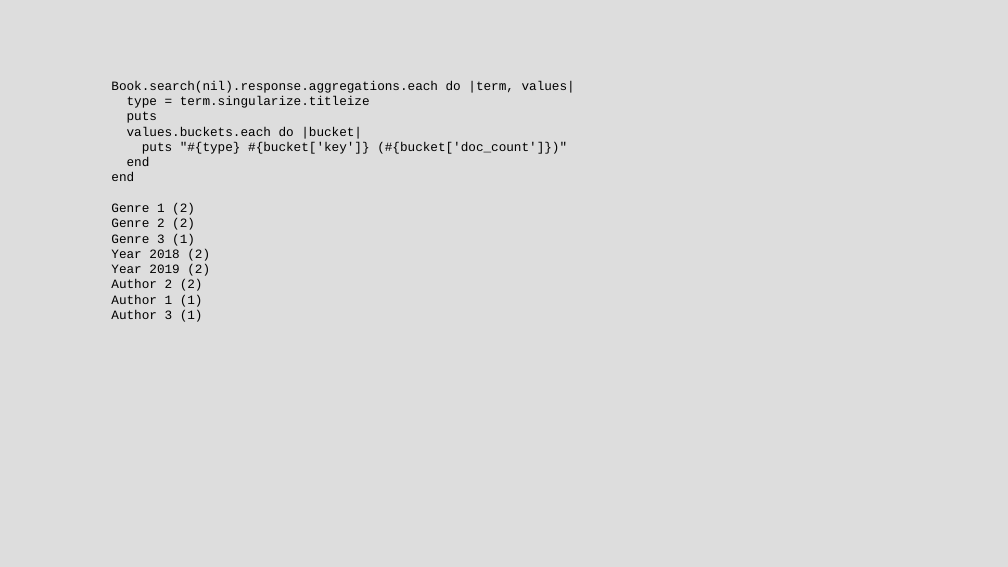
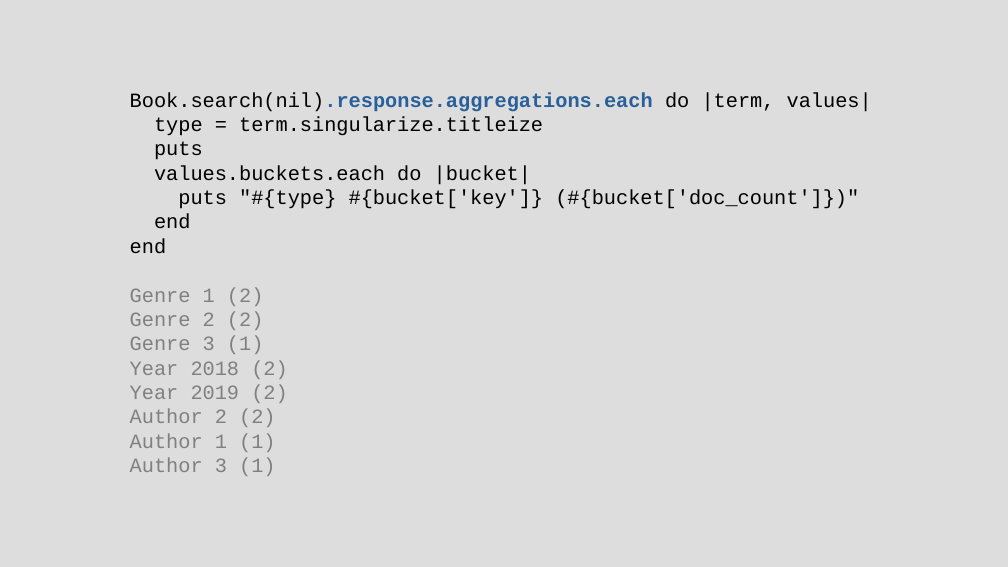
Before and after one commit to chriscressman/architecting-a-search-feature, a slide deck: slide 104 of presentation.odp. Drawn at 1008x567 pixels with LibreOffice and Linux fonts; fonts in the diff are those of the drawing. Boxes give left, top, right and bottom in pixels: in the first picture for what was removed or moved away, otherwise in the second. Text is boxed around its words. In the diff, an @@ line names an element or a change of style, - is before the commit and + after.

```diff
--- a/presentation.odp
+++ b/presentation.odp
@@ text "Book.search(nil).response.aggregations.each do |term, values ...": place and size @@
-text "Book.search(nil).response.aggregations.each do |term, values ..." at (111, 81, 575, 322)
+text "Book.search(nil).response.aggregations.each do |term, values ..." at (130, 92, 872, 476)
@@ text "Book.search(nil).response.aggregations.each do |term, values ..." at (130, 92, 872, 476): size 10 to 16 pt; text colour #000000 to #2A6099, bold on in "Book.search(nil).response.aggregations.each"; text colour #000000 to #808080 in "Genre 1 (2)", "Genre 2 (2)", "Genre 3 (1)", "Year 2018 (2)" and 4 more places @@
```
Also in this commit, not shown: 21 other slides changed, 6 slides added, 4 slides removed.
